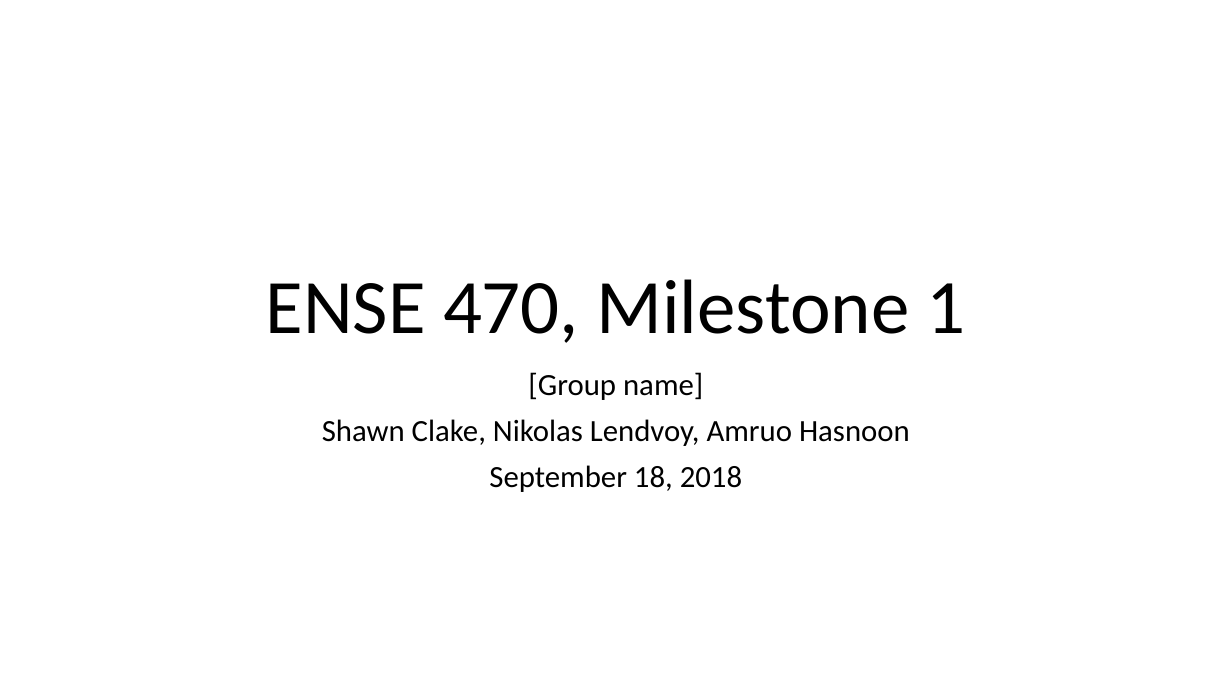
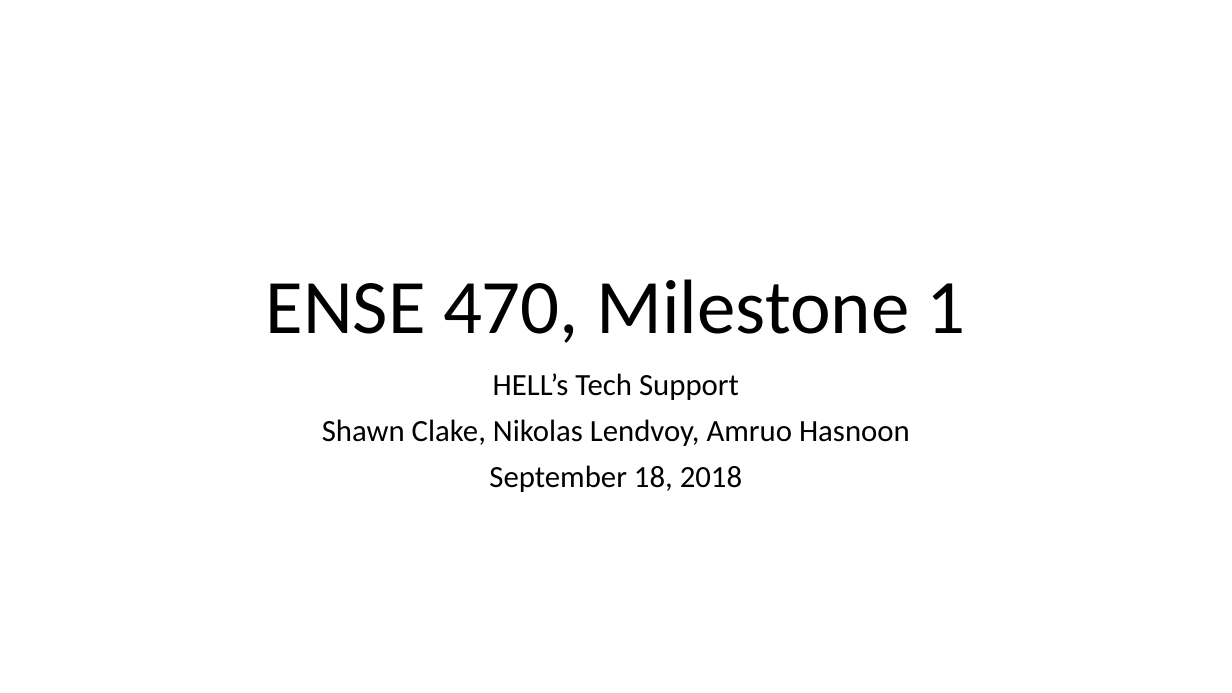
Before and after one commit to ShawnClake/ense-470, a slide deck: slide 1 of Milestone 1 Report Out.ppt. Drawn at 1232x693 pixels with LibreOffice and Linux fonts; fonts in the diff are those of the drawing. Boxes give left, top, right and bottom in pixels: in the first picture for what was removed or moved away, otherwise in the second. Text is boxed around its words. In the diff, an @@ line names an element or a change of style, - is before the commit and + after.

```diff
--- a/Milestone 1 Report Out.ppt
+++ b/Milestone 1 Report Out.ppt
@@ subtitle at (x1=493, y1=373, x2=739, y2=400): text changed @@
-[Group name]
+HELL’s Tech Support
```
